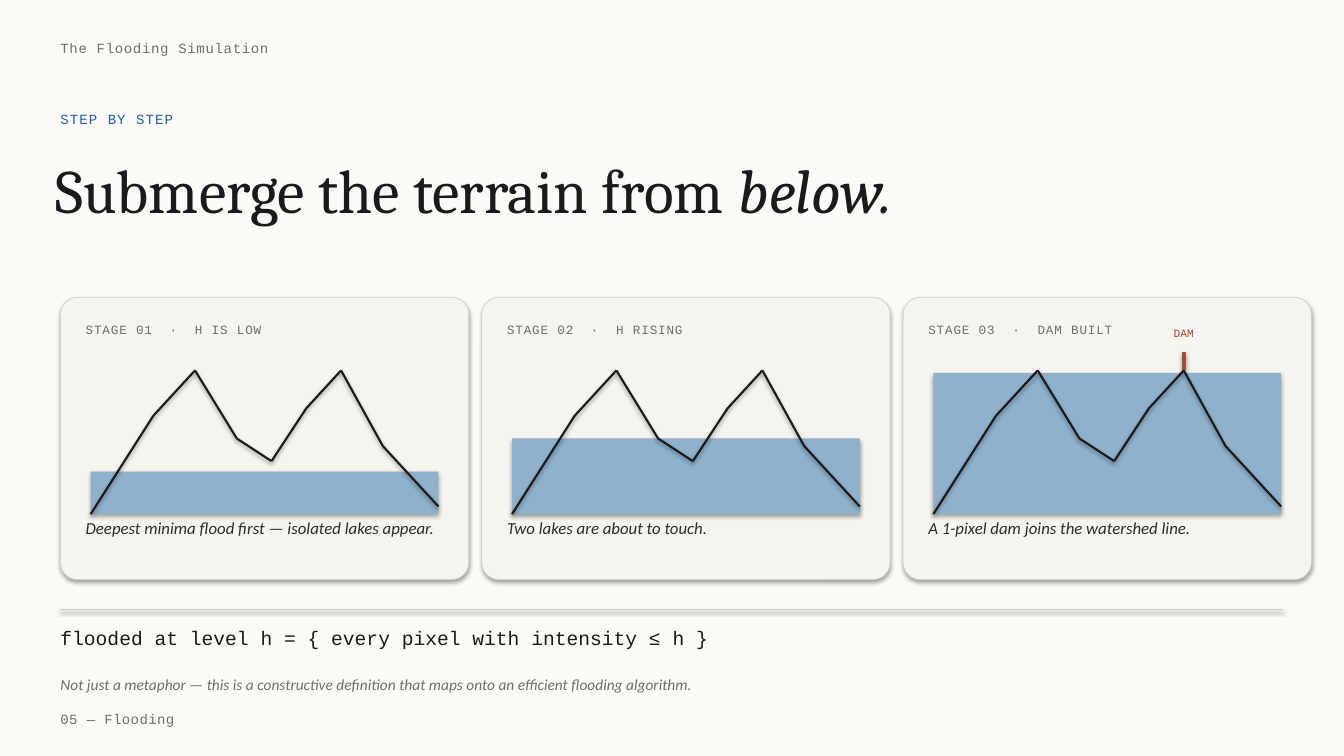
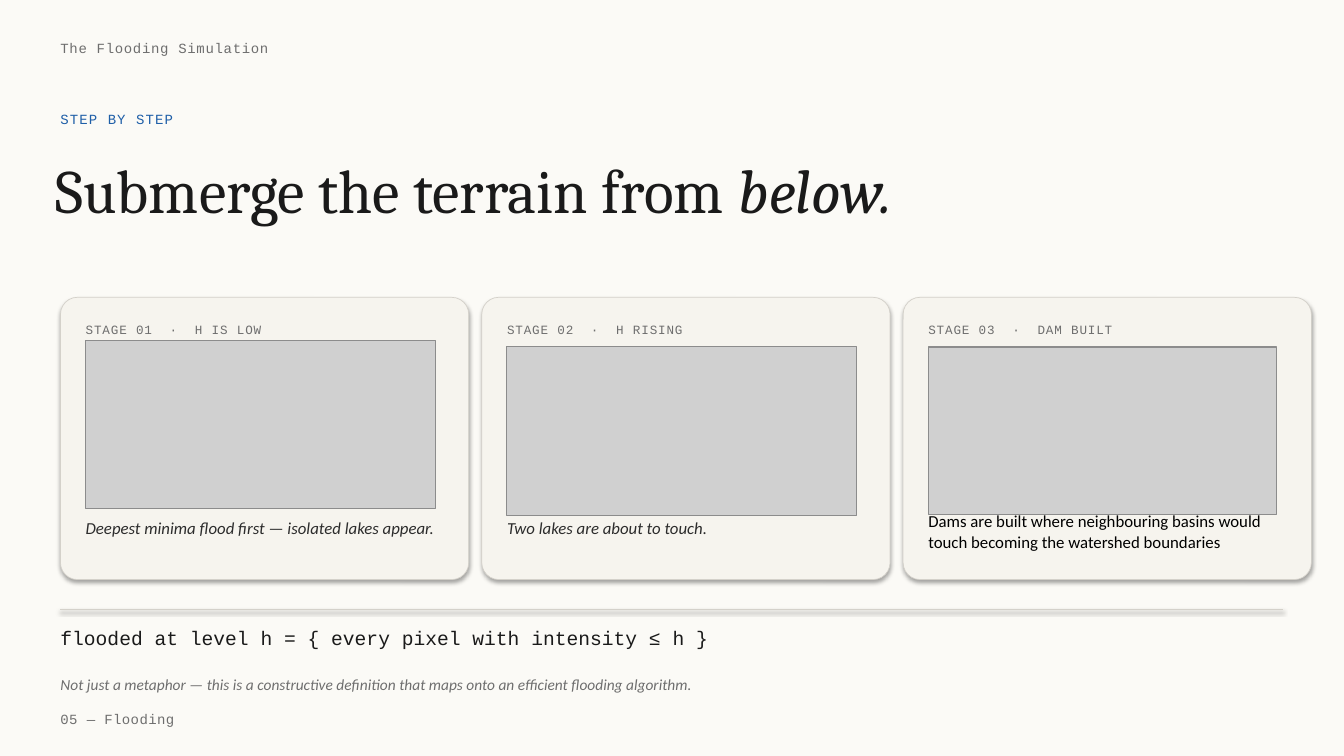
Before and after one commit to Lukecamill/CV-ARI2129-Group-Project-, a slide deck: slide 5 of Comp_Vis_slides.pptx. Drawn at 1344x756 pixels with LibreOffice and Linux fonts; fonts in the diff are those of the drawing; grey boxes stand for pictures. Boxes give left, top, right and bottom in pixels: in the first picture for what was removed or moved away, otherwise in the second. Text is boxed around its words. In the diff, an @@ line names an element or a change of style, - is before the commit and + after.

Commit message:
updated slide 5

```diff
--- a/Comp_Vis_slides.pptx
+++ b/Comp_Vis_slides.pptx
@@ text removed at [1174, 329, 1194, 337] @@
-DAM
@@ picture added at [86, 341, 436, 509] @@
@@ picture added at [507, 347, 857, 515] @@
@@ picture added at [929, 347, 1277, 514] @@
@@ line removed from (1184, 353) to (1184, 370) @@
@@ line removed from (153, 415) to (196, 370) @@
@@ line removed from (196, 370) to (237, 439) @@
@@ line removed from (307, 408) to (341, 370) @@
@@ line removed from (341, 370) to (383, 446) @@
@@ line removed from (575, 415) to (617, 370) @@
@@ line removed from (617, 370) to (658, 439) @@
@@ line removed from (728, 408) to (762, 370) @@
@@ line removed from (762, 370) to (805, 446) @@
@@ rectangle removed at [934, 373, 1281, 514] @@
@@ line removed from (996, 415) to (1037, 370) @@
@@ line removed from (1037, 370) to (1080, 439) @@
@@ line removed from (1149, 408) to (1184, 370) @@
@@ line removed from (1184, 370) to (1226, 446) @@
@@ line removed from (91, 514) to (153, 415) @@
@@ line removed from (271, 462) to (307, 408) @@
@@ line removed from (512, 514) to (575, 415) @@
@@ line removed from (693, 462) to (728, 408) @@
@@ line removed from (934, 514) to (996, 415) @@
@@ line removed from (1114, 462) to (1149, 408) @@
@@ line removed from (237, 439) to (271, 462) @@
@@ line removed from (383, 446) to (439, 507) @@
@@ rectangle removed at [512, 439, 860, 514] @@
@@ line removed from (658, 439) to (693, 462) @@
@@ line removed from (805, 446) to (860, 507) @@
@@ line removed from (1080, 439) to (1114, 462) @@
@@ line removed from (1226, 446) to (1281, 507) @@
@@ rectangle removed at [91, 472, 439, 514] @@
@@ text at [928, 514, 1261, 551]: text changed; text colour #2C2C2C to #000000; italic off @@
-A 1-pixel dam joins the watershed line.
+Dams are built where neighbouring basins would touch becoming the watershed boundaries
```
